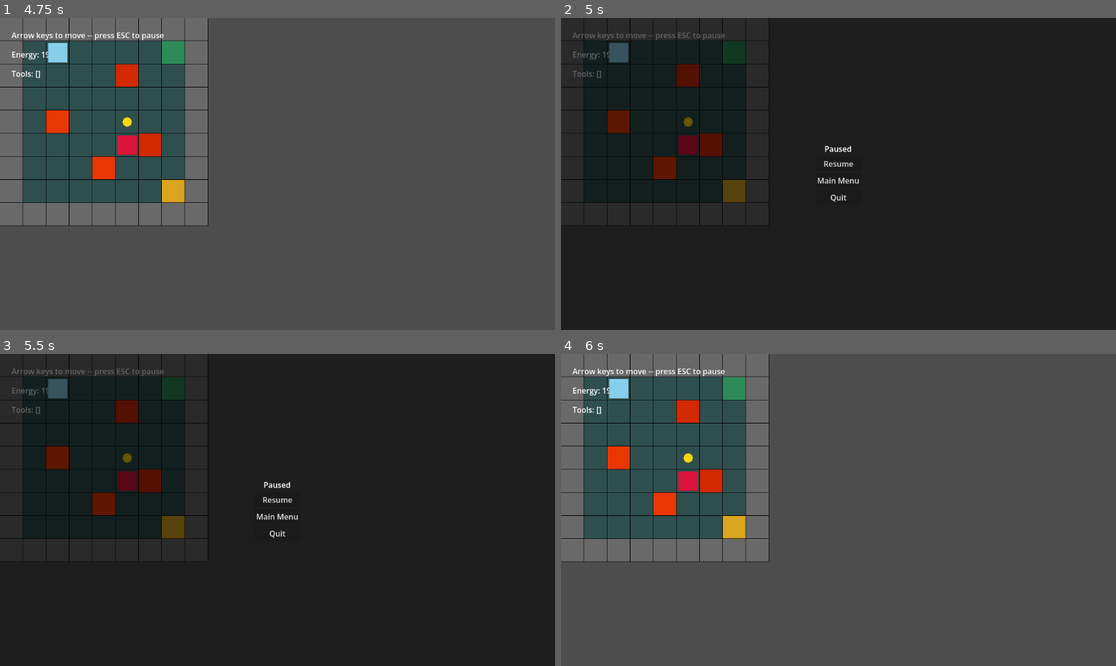
Above: before the commit, frames 1-4 (two rows, left to right).
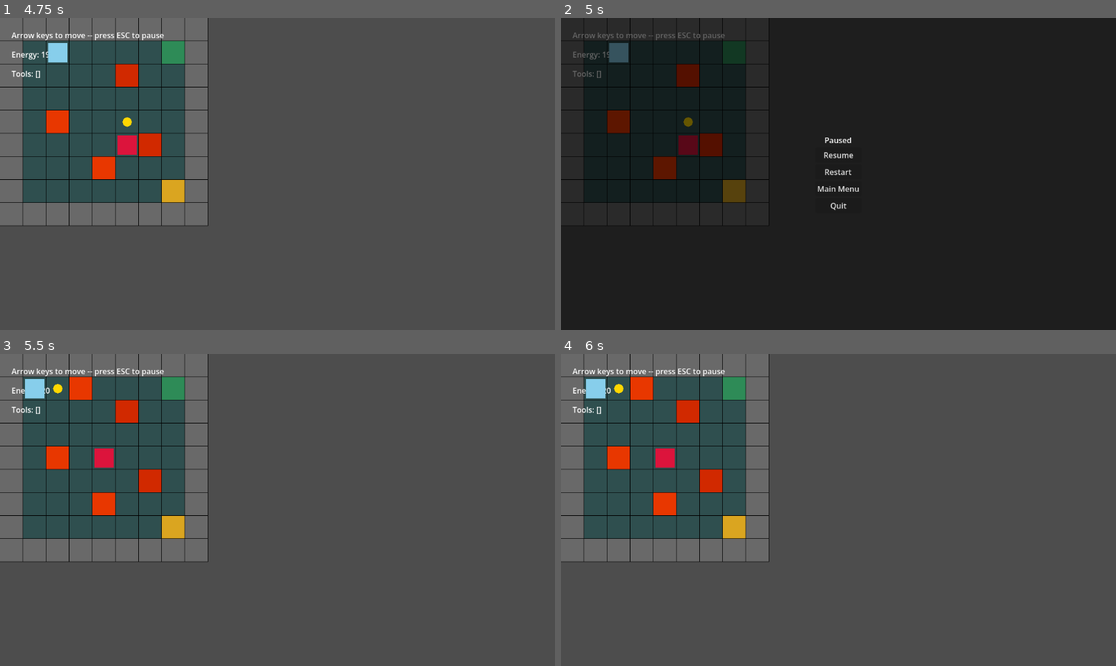
Above: after the commit, the same moments.

Repository: avacordero90/GameJam
Game: Godot game, scene res://scenes/main_menu/MainMenu.tscn
Two runs of this game, one before a commit and one after it. Both use one fixed random seed, a clock stepped at 60 frames per second and the inputs below.
Inputs (mouse positions are in pixels of both pictures, inside the frame that each line leads up to):
- Up to frame 1 (4.75 s): click "Start" at 0.5 s; tap Enter at 1.25, 2.75, 4.25 s; hold Right (ui_right) 1.28-2.03 s; tap Space at 2, 3.5 s; hold Down (ui_down) 2.03-2.78 s; hold Right (ui_right) 2.78-3.53 s; hold Up (ui_up) 3.53-4.28 s; hold Left (ui_left) from 4.28 s (still down)
- Up to frame 2 (5 s): keep holding Left (ui_left); tap Escape (ui_cancel) at 4.9 s
- Up to frame 3 (5.5 s): release Left (ui_left) at 5 s; click (277, 506) at 5 s, where only the run after the commit has a clickable "Restart"
- Up to frame 4 (6 s): click (838, 500) at 5.75 s, where only the run before the commit has a clickable "Resume"

Frame 1 is identical in both runs. In frame 2, 0.5% of the frame differs, in the area x 46-54%, y 38-62%; in frame 3, 99%, in the area x 0-100%, y 0-100%; in frame 4, 1.2%.

Commit message:
fix menu, restart option.

Diff:
--- a/autoload/GameManager.gd
+++ b/autoload/GameManager.gd
@@ -45,5 +45,9 @@
 	state_changed.emit(current_state)
 
 
+func restart_game() -> void:
+	start_game()
+
+
 func quit_game() -> void:
 	get_tree().quit()
--- a/scenes/pause_menu/PauseMenu.gd
+++ b/scenes/pause_menu/PauseMenu.gd
@@ -1,9 +1,11 @@
 extends CanvasLayer
-## Overlay shown whenever GameManager enters the PAUSED state. Lives inside
-## World.tscn and keeps processing while the tree is paused so ui_cancel
-## (Escape) can toggle pause/resume from a single place.
+## Overlay shown whenever GameManager enters the PAUSED or GAME_OVER state.
+## Lives inside World.tscn and keeps processing while the tree is paused so
+## ui_cancel (Escape) can toggle pause/resume from a single place.
 
+@onready var status_label: Label = %StatusLabel
 @onready var resume_button: Button = %ResumeButton
+@onready var restart_button: Button = %RestartButton
 @onready var main_menu_button: Button = %MainMenuButton
 @onready var quit_button: Button = %QuitButton
 
@@ -12,6 +14,7 @@
 	process_mode = Node.PROCESS_MODE_ALWAYS
 	visible = false
 	resume_button.pressed.connect(_on_resume_pressed)
+	restart_button.pressed.connect(_on_restart_pressed)
 	main_menu_button.pressed.connect(_on_main_menu_pressed)
 	quit_button.pressed.connect(_on_quit_pressed)
 	GameManager.state_changed.connect(_on_game_state_changed)
@@ -27,11 +30,19 @@
 
 
 func _on_game_state_changed(new_state: GameManager.GameState) -> void:
-	visible = new_state == GameManager.GameState.PAUSED
+	var is_paused := new_state == GameManager.GameState.PAUSED
+	var is_game_over := new_state == GameManager.GameState.GAME_OVER
+	visible = is_paused or is_game_over
+	resume_button.visible = is_paused
+	status_label.text = "Game Over" if is_game_over else "Paused"
 
 
 func _on_resume_pressed() -> void:
 	GameManager.resume_game()
+
+
+func _on_restart_pressed() -> void:
+	GameManager.restart_game()
 
 
 func _on_main_menu_pressed() -> void:
--- a/scenes/pause_menu/PauseMenu.tscn
+++ b/scenes/pause_menu/PauseMenu.tscn
@@ -25,7 +25,8 @@
 [node name="VBoxContainer" type="VBoxContainer" parent="CenterContainer"]
 layout_mode = 2
 
-[node name="PausedLabel" type="Label" parent="CenterContainer/VBoxContainer"]
+[node name="StatusLabel" type="Label" parent="CenterContainer/VBoxContainer"]
+unique_name_in_owner = true
 layout_mode = 2
 horizontal_alignment = 1
 text = "Paused"
@@ -34,6 +35,11 @@
 unique_name_in_owner = true
 layout_mode = 2
 text = "Resume"
+
+[node name="RestartButton" type="Button" parent="CenterContainer/VBoxContainer"]
+unique_name_in_owner = true
+layout_mode = 2
+text = "Restart"
 
 [node name="MainMenuButton" type="Button" parent="CenterContainer/VBoxContainer"]
 unique_name_in_owner = true
